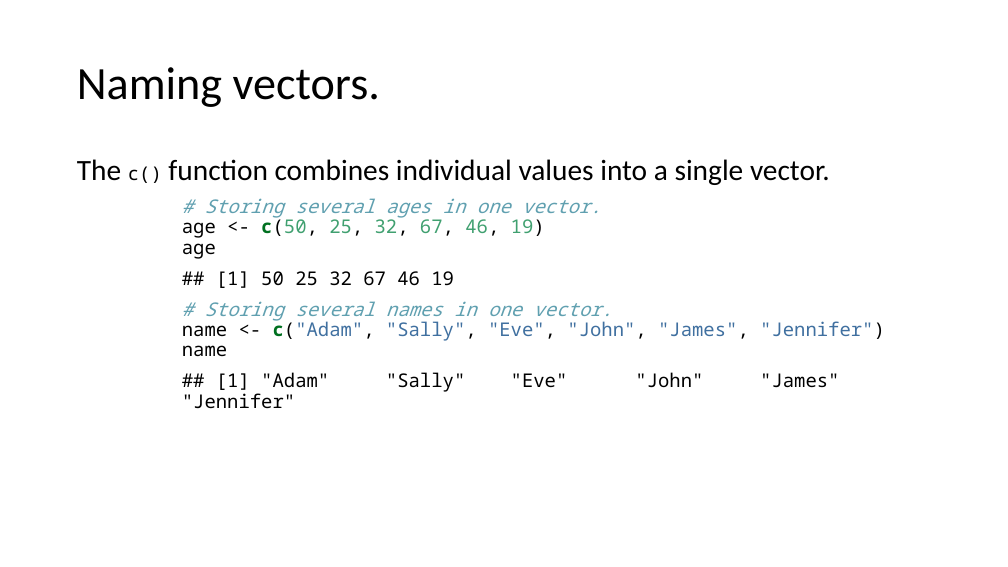
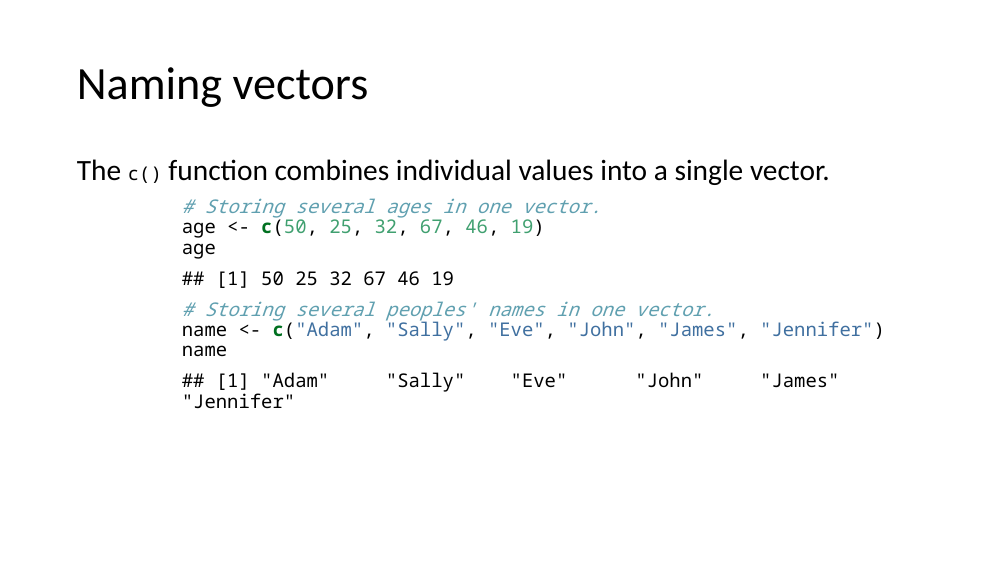
Before and after one commit to ClinicianCoders/ClinicianCoders, a slide deck: slide 26 of Workshops/Workshop1.pptx. Drawn at 1008x567 pixels with LibreOffice and Linux fonts; fonts in the diff are those of the drawing. Boxes give left, top, right and bottom in pixels: in the first picture for what was removed or moved away, otherwise in the second. Text is boxed around its words. In the diff, an @@ line names an element or a change of style, - is before the commit and + after.

```diff
--- a/Workshops/Workshop1.pptx
+++ b/Workshops/Workshop1.pptx
@@ title at box(77, 67, 369, 107): text changed @@
-Naming vectors.
+Naming vectors
@@ text at box(182, 301, 885, 356): text changed @@
-# Storing several names in one vector.
-name <- c("Adam", "Sally", "Eve", "John", "James", "Jennifer")
-name
+# Storing several peoples' names in one vector.
+name <- c("Adam", "Sally", "Eve", "John", "James", "Jennifer")
+name
```
Also in this commit, not shown: 28 other slides changed, 2 other files.
